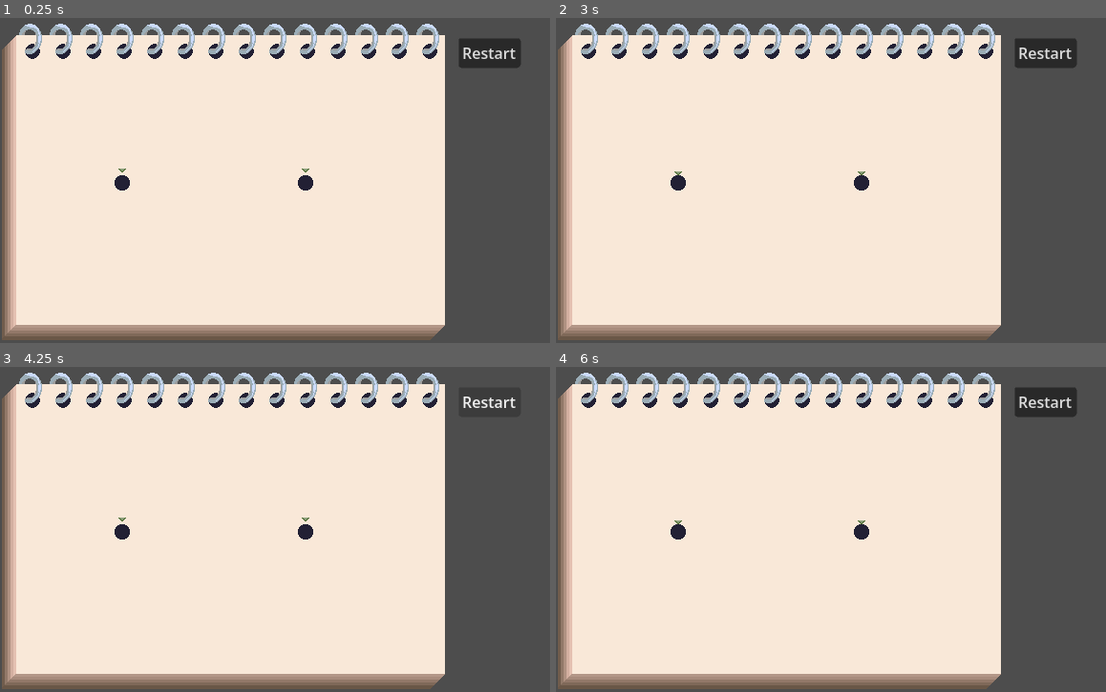
Above: before the commit, frames 1-4 (two rows, left to right).
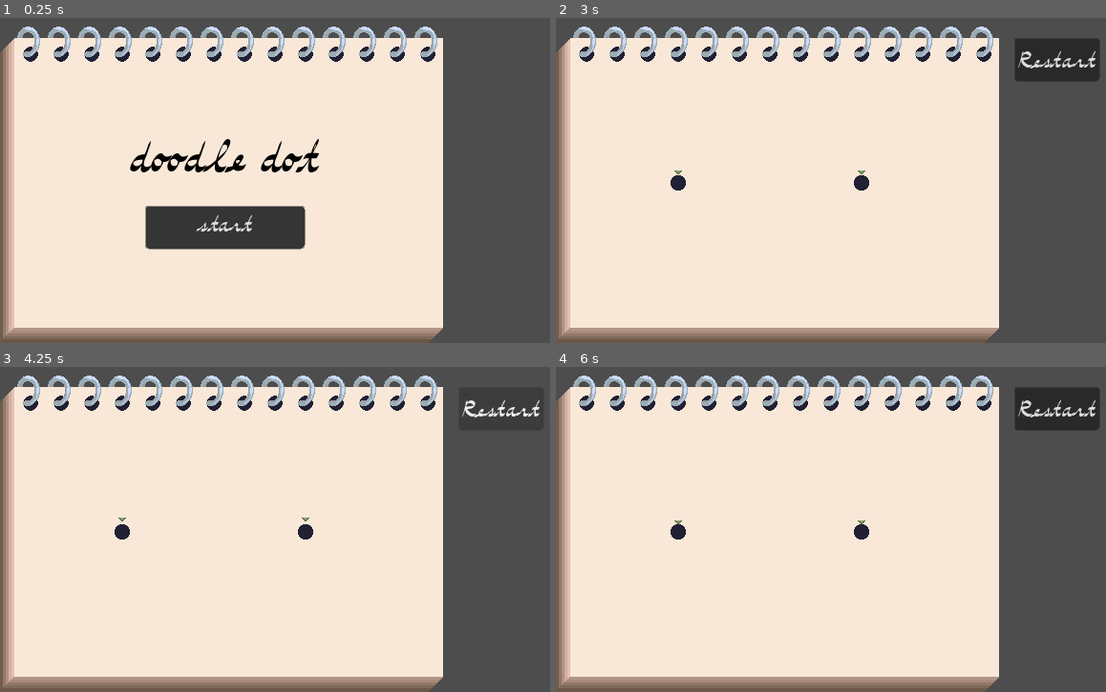
Above: after the commit, the same moments.

Repository: crookedneighbor/drawing-connection
Game: Godot game, scene res://main.tscn
The game is run twice, just before and just after one commit, with the same random seed, the same clock (stepped at 60 frames per second) and the same inputs. Before the commit the project starts from res://levels/intro/intro.tscn.
Inputs (mouse positions are in pixels of both pictures, inside the frame that each line leads up to):
- Up to frame 1 (0.25 s): no input
- Up to frame 2 (3 s): click (1045, 53) at 0.5 s, where only the run before the commit has a clickable "Restart"; click (1045, 53) at 1.25 s, where only the run before the commit has a clickable "Restart"; click (1045, 53) at 2 s, where only the run before the commit has a clickable "Restart"; click (781, 226) at 2.75 s, where only the run after the commit has a clickable "start"
- Up to frame 3 (4.25 s): click "Restart" at 3.5 s
- Up to frame 4 (6 s): click "Restart" at 4.25 s; click "Restart" at 5 s; tap Enter at 5.75 s; move the mouse to (787, 542) at 5.77 s; click (787, 542) at 5.92 s

The runs differ from the first frame. In frame 1, 13% of the frame differs, in the area x 0-95%, y 1-100%; in frame 2, 7.9%; in frame 3, 7.0%; in frame 4, 7.9%.

Commit message:
feat: make main title screen

Diff:
--- /dev/null
+++ b/fonts/base_theme.tres
@@ -0,0 +1,7 @@
+[gd_resource type="Theme" format=3 uid="uid://cf6fwwkqh1ya6"]
+
+[ext_resource type="FontFile" uid="uid://ciof42bgypqbx" path="res://fonts/TerribleCursive.otf" id="1_00nfc"]
+
+[resource]
+default_font = ExtResource("1_00nfc")
+/font_sizes/Font_Size = 32
--- a/levels/intro_desert/intro_desert.tscn
+++ b/levels/intro_desert/intro_desert.tscn
@@ -20,6 +20,3 @@
 [node name="SpeechBubble" parent="." index="5" unique_id=490983717 instance=ExtResource("4_703o1")]
 position = Vector2(320, 208)
 text = "Careful!"
-
-[connection signal="enter_drawable_area" from="Pad" to="Pencil" method="enter_drawable_area"]
-[connection signal="exit_drawable_area" from="Pad" to="Pencil" method="exit_drawable_area"]
--- a/levels/level.tscn
+++ b/levels/level.tscn
@@ -10,7 +10,7 @@
 script = ExtResource("1_n6hdu")
 
 [node name="Pad" parent="." unique_id=1424504259 instance=ExtResource("2_km5ld")]
-position = Vector2(234, 189)
+position = Vector2(232, 192)
 number_of_horizontal_areas = 5
 
 [node name="Pencil" parent="." unique_id=617229547 instance=ExtResource("3_i2t4f")]
--- /dev/null
+++ b/main.gd
@@ -0,0 +1,9 @@
+extends Node2D
+
+@onready var button: Button = $Button
+
+func _ready() -> void:
+	button.pressed.connect(_on_start)
+
+func _on_start() -> void:
+	get_tree().change_scene_to_file("res://levels/intro/intro.tscn")
--- /dev/null
+++ b/main.tscn
@@ -0,0 +1,54 @@
+[gd_scene format=3 uid="uid://bmwq6pkc4wyo4"]
+
+[ext_resource type="Script" uid="uid://bvivmgax7lm3r" path="res://main.gd" id="1_0xm2m"]
+[ext_resource type="PackedScene" uid="uid://d32l4wnp5onnv" path="res://tools/pad/pad.tscn" id="1_ig7tw"]
+
+[sub_resource type="StyleBoxFlat" id="StyleBoxFlat_0xm2m"]
+content_margin_left = 24.0
+content_margin_right = 24.0
+content_margin_bottom = 8.0
+bg_color = Color(0.20871013, 0.20871016, 0.20871004, 1)
+corner_radius_top_left = 4
+corner_radius_top_right = 4
+corner_radius_bottom_right = 4
+corner_radius_bottom_left = 4
+
+[node name="Main" type="Node2D" unique_id=371138527]
+script = ExtResource("1_0xm2m")
+
+[node name="Pad" parent="." unique_id=1424504259 instance=ExtResource("1_ig7tw")]
+position = Vector2(232, 192)
+
+[node name="RichTextLabel" type="RichTextLabel" parent="." unique_id=1741972207]
+anchors_preset = 8
+anchor_left = 0.5
+anchor_top = 0.5
+anchor_right = 0.5
+anchor_bottom = 0.5
+offset_left = 101.0
+offset_top = 113.0
+offset_right = 370.0
+offset_bottom = 214.0
+grow_horizontal = 2
+grow_vertical = 2
+theme_override_colors/default_color = Color(0, 0, 0, 1)
+theme_override_font_sizes/normal_font_size = 64
+text = "doodle dot"
+horizontal_alignment = 1
+vertical_alignment = 1
+
+[node name="Button" type="Button" parent="." unique_id=1273020469]
+anchors_preset = 8
+anchor_left = 0.5
+anchor_top = 0.5
+anchor_right = 0.5
+anchor_bottom = 0.5
+offset_left = 152.0
+offset_top = 216.0
+offset_right = 319.0
+offset_bottom = 261.0
+grow_horizontal = 2
+grow_vertical = 2
+theme_override_font_sizes/font_size = 32
+theme_override_styles/normal = SubResource("StyleBoxFlat_0xm2m")
+text = "start"
--- a/obstacles/speech_bubble/speech_bubble.tscn
+++ b/obstacles/speech_bubble/speech_bubble.tscn
@@ -74,6 +74,7 @@
 offset_right = 51.0
 offset_bottom = 27.0
 theme_override_colors/default_color = Color(0, 0, 0, 1)
+theme_override_font_sizes/normal_font_size = 28
 horizontal_alignment = 1
 vertical_alignment = 1
 
--- a/project.godot
+++ b/project.godot
@@ -11,7 +11,7 @@
 [application]
 
 config/name="Drawing Connection"
-run/main_scene="uid://1fbmvimblsqx"
+run/main_scene="uid://bmwq6pkc4wyo4"
 config/features=PackedStringArray("4.7", "GL Compatibility")
 config/icon="res://icon.svg"
 
@@ -19,6 +19,10 @@
 
 window/size/viewport_width=640
 window/size/viewport_height=360
+
+[gui]
+
+theme/custom_font="uid://ciof42bgypqbx"
 
 [layer_names]
 
--- a/tools/controls/controls.tscn
+++ b/tools/controls/controls.tscn
@@ -1,6 +1,7 @@
 [gd_scene format=3 uid="uid://da4fkuoc207t1"]
 
 [ext_resource type="Script" uid="uid://0d887a5nkwio" path="res://tools/controls/controls.gd" id="1_82x20"]
+[ext_resource type="Theme" uid="uid://cf6fwwkqh1ya6" path="res://fonts/base_theme.tres" id="2_s2kuw"]
 
 [node name="Controls" type="CanvasGroup" unique_id=84583839]
 script = ExtResource("1_82x20")
@@ -8,4 +9,6 @@
 [node name="Restart" type="Button" parent="." unique_id=1379512982]
 offset_right = 8.0
 offset_bottom = 8.0
+theme = ExtResource("2_s2kuw")
+theme_override_font_sizes/font_size = 32
 text = "Restart"
Binary file added: fonts/TerribleCursive.otf
Not shown, added: fonts/TerribleCursive.otf.import
Not shown, added: main.gd.uid
